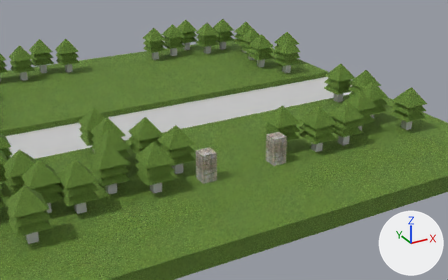
Before and after pictures for a commit that changed the FBX model Game/Assets/modelData/Sougen/Sougen_1_2.fbx.
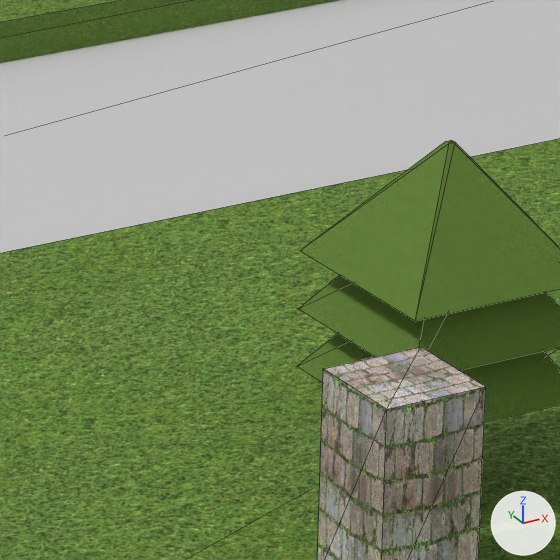
Each version is shown from a 50 mm lens placed at (-3.78, -8.84, 4.0), pointed at (0.19, -1.61, 0.39), then close up on the part from 50% to 66% of the width and 31% to 57% of the height. The lights are fixed; the arrows at lower right show +X, +Y and +Z. The close-ups show mesh edges as thin lines. Where no turn or scale is listed for an object, it has been applied to the vertices.
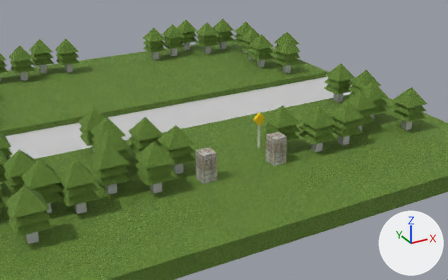
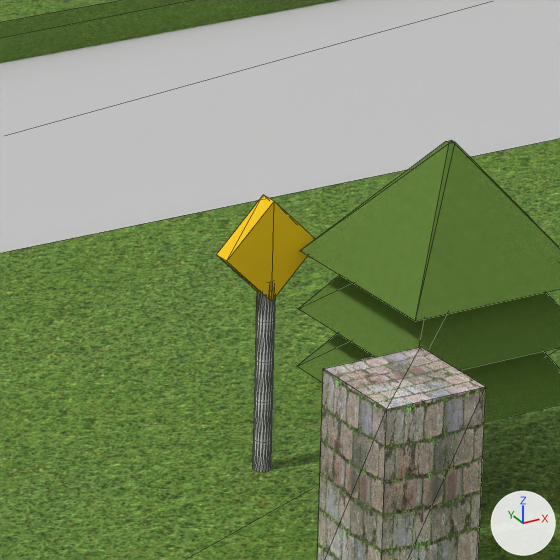
Location of each change, (x1, y1, x2, y2) in pixels of the close-ups (560 x 560 px):
'Box191', added (yellow): after (216, 195, 315, 302)
'Cylinder001', added: after (253, 291, 276, 472)

The change, as a list of edits to the scene's bpy script:
```text
Add img_gray_png:
    img_gray_png = load_image('Gray.png', '../Gimmick/Switch/Gray.png', 1, 1, 'sRGB')
Add img_kanban_png:
    img_kanban_png = load_image('Kanban.png', 'tex/Kanban.png', 100, 100, 'sRGB')
Add img_kanban_y_png:
    img_kanban_y_png = load_image('Kanban_Y.png', 'tex/Kanban_Y.png', 1, 1, 'sRGB')
Add mat_material__259:
    mat_material__259 = principled_material('Material #259')
    mat_material__259.texture = img_gray_png
    mat_material__259.roughness = 0.859
Add mat_material__260:
    mat_material__260 = principled_material('Material #260')
    mat_material__260.texture = img_kanban_png
    mat_material__260.roughness = 0.859
Add mat_material__261:
    mat_material__261 = principled_material('Material #261')
    mat_material__261.texture = img_kanban_y_png
    mat_material__261.roughness = 0.859
Add me_mesh_172:
    me_mesh_172.from_pydata(...)  # 110 vertices, 216 faces; spans x -0.017..0.017, y -0.017..0.017, z 0.0..0.4
    me_mesh_172.materials.append(mat_material__259)  # picture img_gray_png
Add me_mesh_173:
    me_mesh_173.from_pydata(...)  # 8 vertices, 12 faces; spans x -0.098..0.098, y 0.0..0.036, z -0.098..0.098
    # faces by material slot: [10, 2]
    me_mesh_173.materials.append(mat_material__261)  # picture img_kanban_y_png
    me_mesh_173.materials.append(mat_material__260)  # picture img_kanban_png
Add ob_cylinder001:
    ob_cylinder001 = bpy.data.objects.new('Cylinder001', me_mesh_172)
    ob_cylinder001.location = (0.659, -1.812, 0.234)
Add ob_box191:
    ob_box191 = bpy.data.objects.new('Box191', me_mesh_173)
    ob_box191.location = (0.659, -1.83, 0.693)
```
